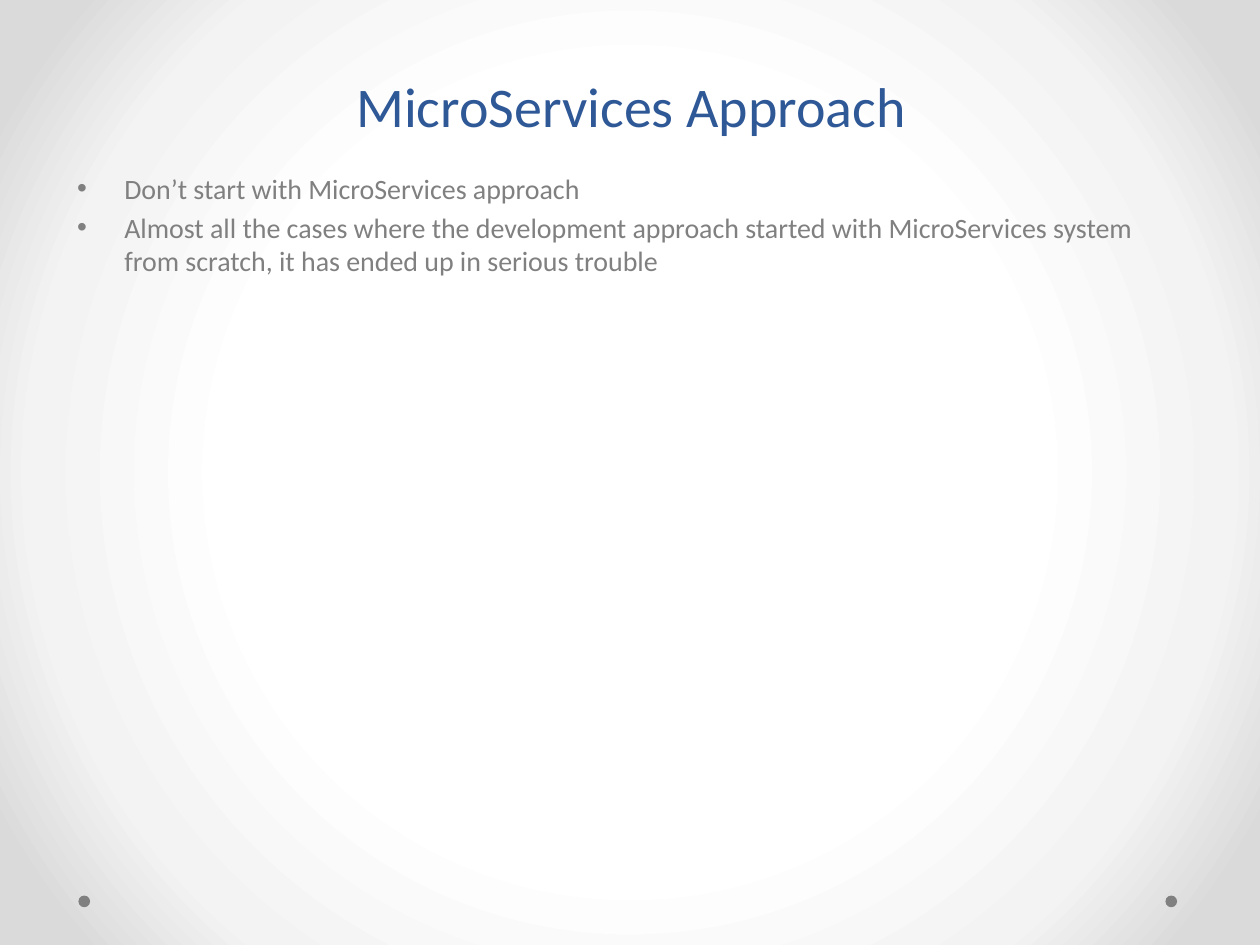
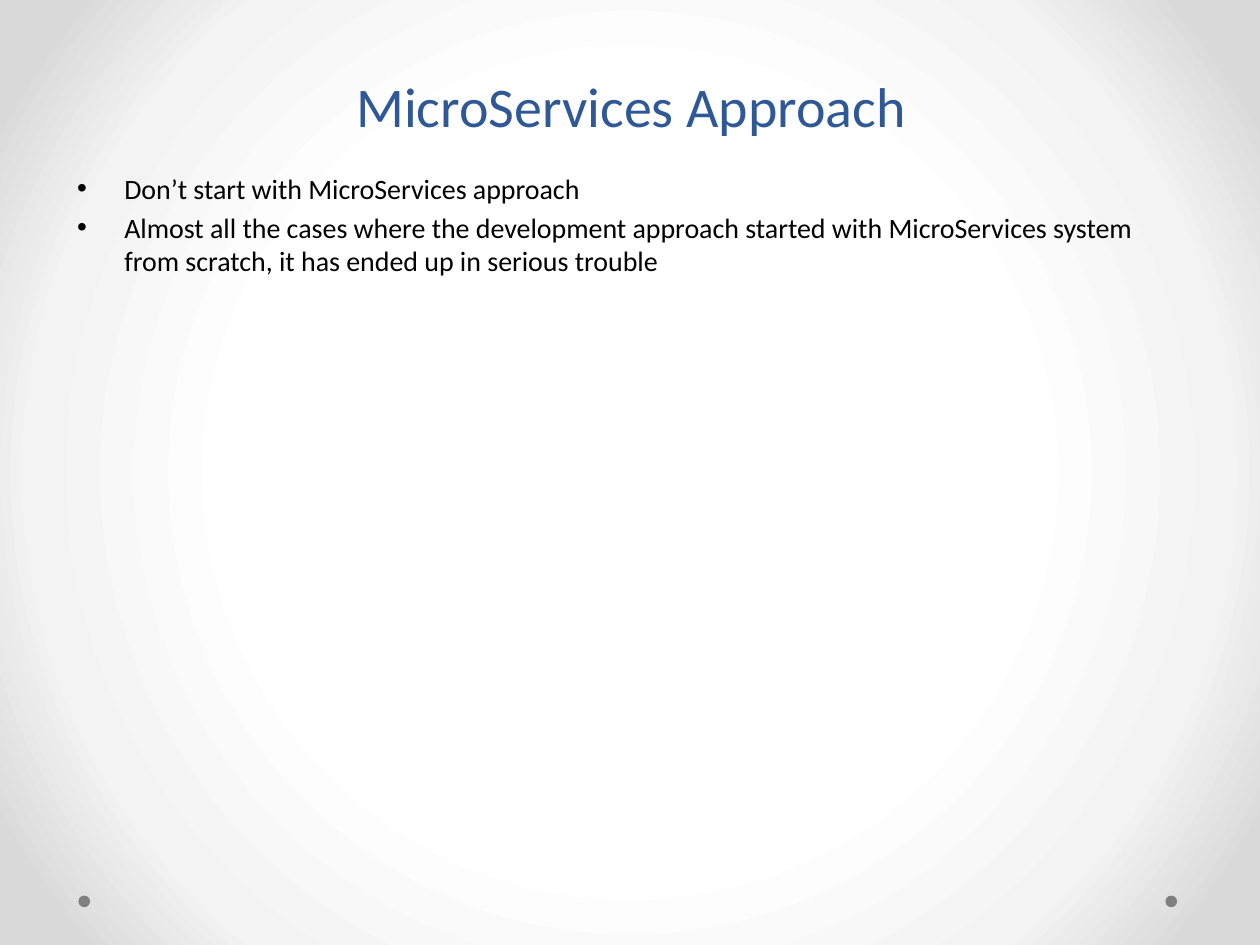
Before and after one commit to notionquest/ProjectDocumentation, a slide deck: slide 3 of MicroServices.pptx. Drawn at 1260x945 pixels with LibreOffice and Linux fonts; fonts in the diff are those of the drawing. Boxes give left, top, right and bottom in pixels: in the first picture for what was removed or moved away, otherwise in the second. Text is boxed around its words. In the diff, an @@ line names an element or a change of style, - is before the commit and + after.

Commit message:
microservice updates

```diff
--- a/MicroServices.pptx
+++ b/MicroServices.pptx
@@ text "Don’t start with MicroServices approach" at (124,179,1132,276): text colour #808080 to #000000 @@
```
Also in this commit, not shown: 7 other slides changed, 4 slides added.
